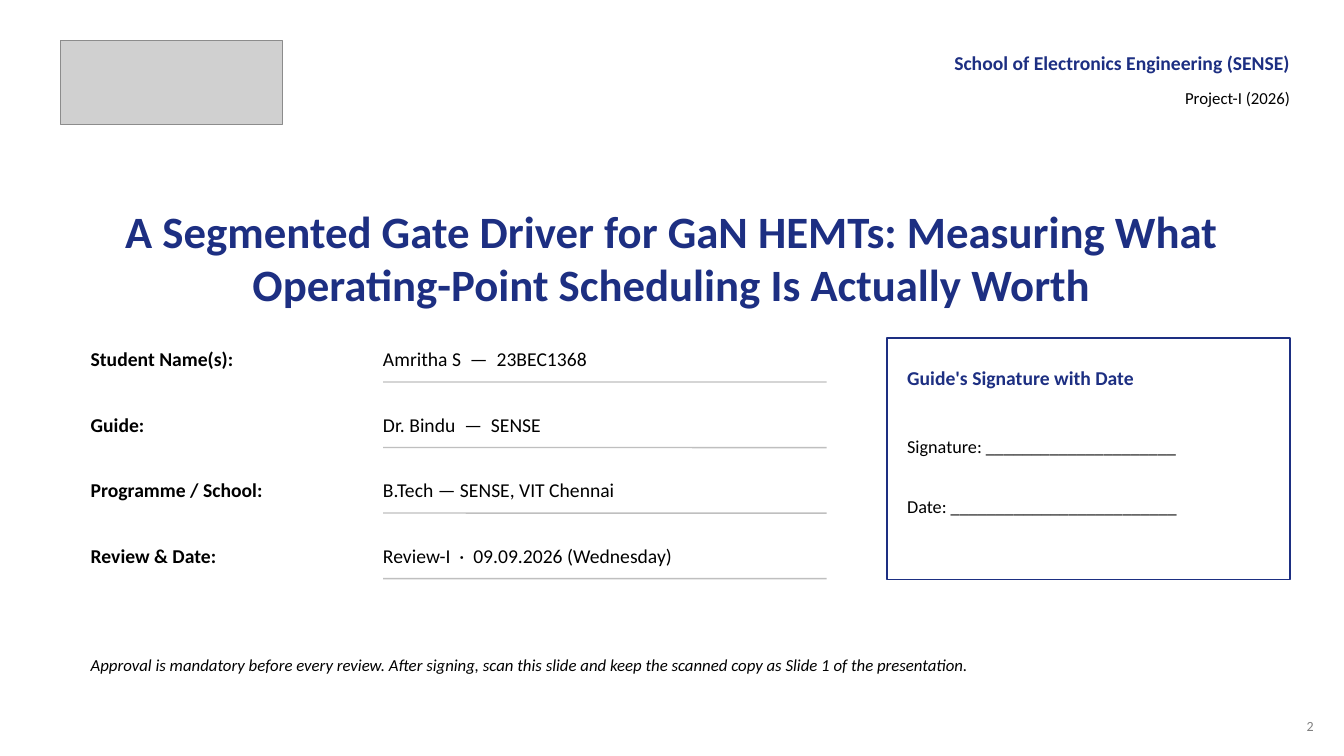
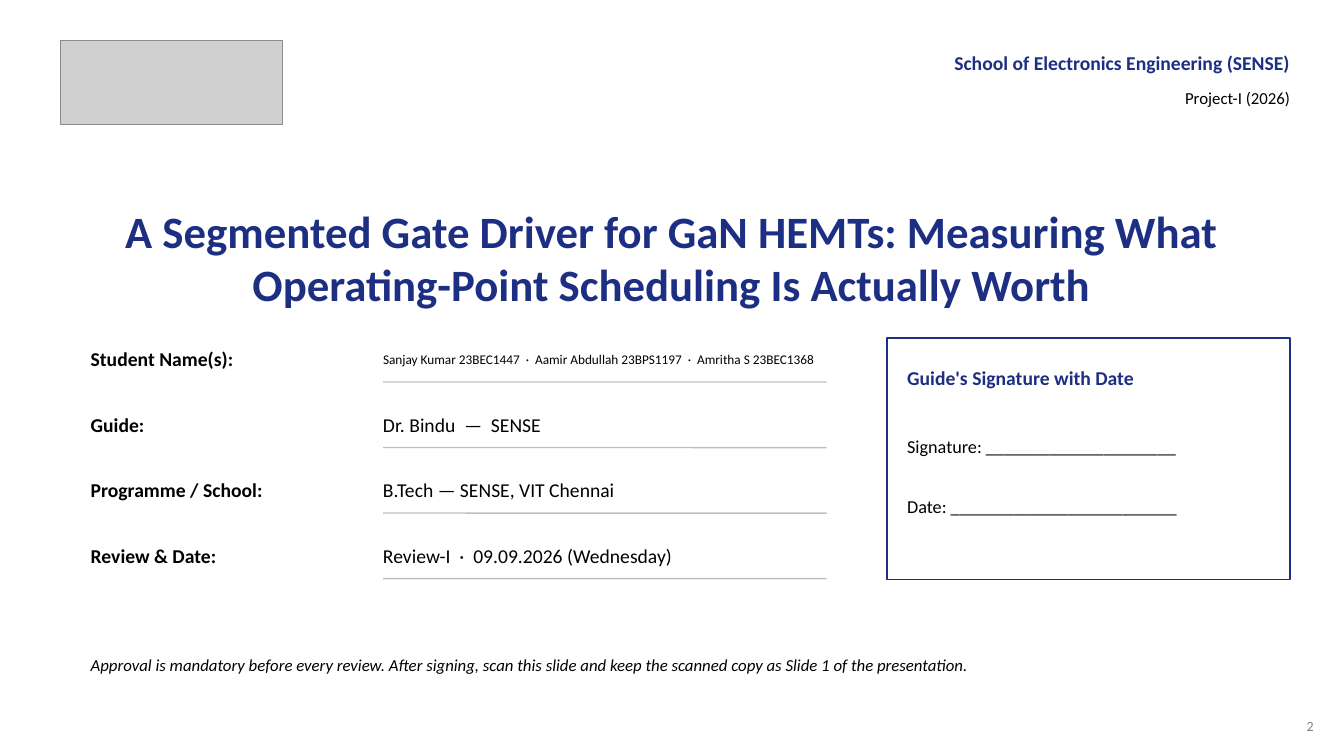
Before and after one commit to Amritha902/gan-driver, a slide deck: slide 2 of review/Review1_GaN_Segmented_Gate_Driver.pptx. Drawn at 1344x756 pixels with LibreOffice and Linux fonts; fonts in the diff are those of the drawing; grey boxes stand for pictures. Boxes give left, top, right and bottom in pixels: in the first picture for what was removed or moved away, otherwise in the second. Text is boxed around its words. In the diff, an @@ line names an element or a change of style, - is before the commit and + after.

```diff
--- a/review/Review1_GaN_Segmented_Gate_Driver.pptx
+++ b/review/Review1_GaN_Segmented_Gate_Driver.pptx
@@ text at (383, 354, 814, 367): text changed; size 14 to 9.5 pt @@
-Amritha S — 23BEC1368
+Sanjay Kumar 23BEC1447 · Aamir Abdullah 23BPS1197 · Amritha S 23BEC1368
```
Also in this commit, not shown: 1 other file.
